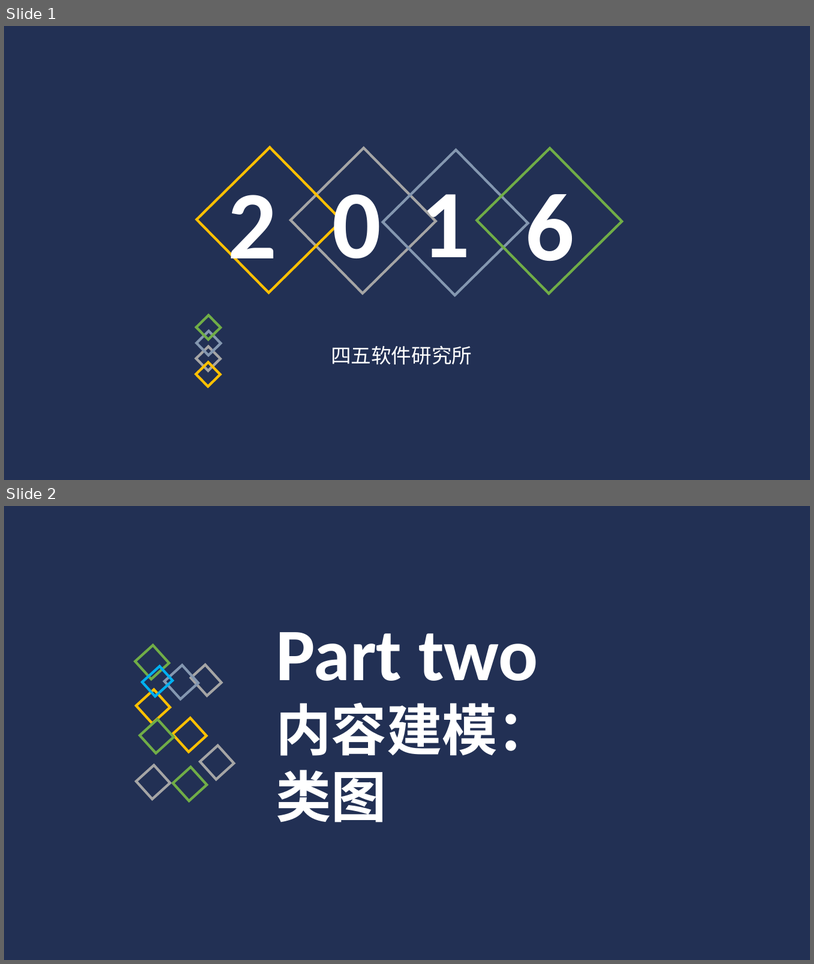
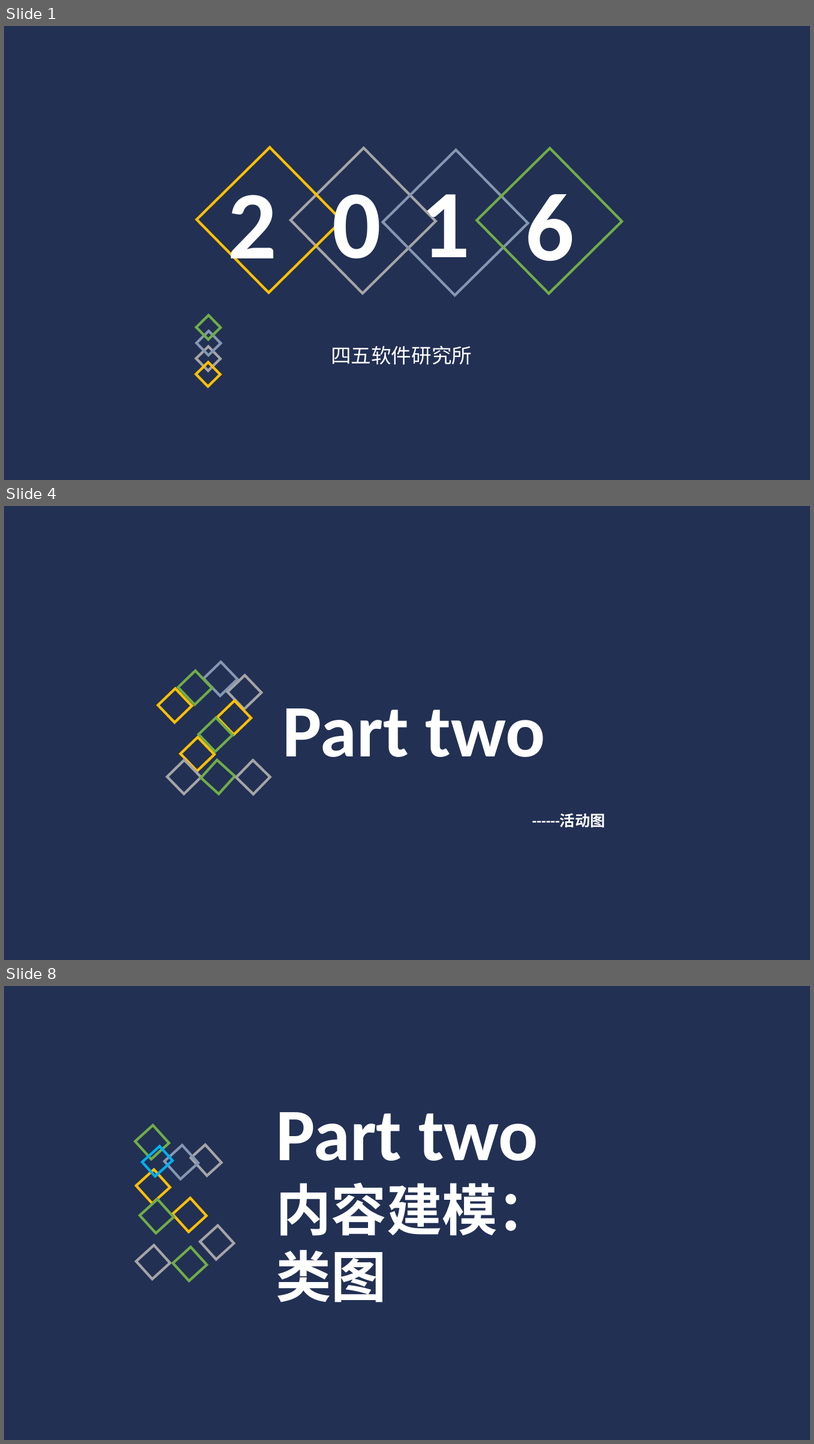
Before and after one commit to Glossy/WebEngineering, a slide deck: 应用建模.pptx. Shown one above the other, each under a label of ours: slides 1 and 2 before the commit, slides 1, 4 and 8 after it; the slides between them are not shown. The pictures are 814x964 and 814x1444 pixels, drawn with LibreOffice and Linux fonts; fonts in the diff are those of the drawing. Boxes give left, top, right and bottom in pixels: in the first picture for what was removed or moved away, otherwise in the second. Text is boxed around its words. In the diff, an @@ line names an element or a change of style, - is before the commit and + after.

Commit message:
应用建模修改
添加活动图、用例图、超文本访问模型

```diff
--- a/应用建模.pptx
+++ b/应用建模.pptx
@@ slide 4 added at bbox=[4, 506, 810, 960], background #FFFFFF; not listed: 2 template elements that a slide beside it also shows @@
@@ text added at bbox=[283, 708, 546, 757], 88 pt, text #FFFFFF, bold @@
+Part two
@@ group added at bbox=[158, 662, 270, 794]: 10 rectangles @@
@@ text added at bbox=[533, 813, 606, 828], 18 pt, text #FFFFFF, bold @@
+------活动图
@@ what was slide 2 is now slide 8 @@
```
Also in this commit, not shown: 5 other slides added, 3 other files.
